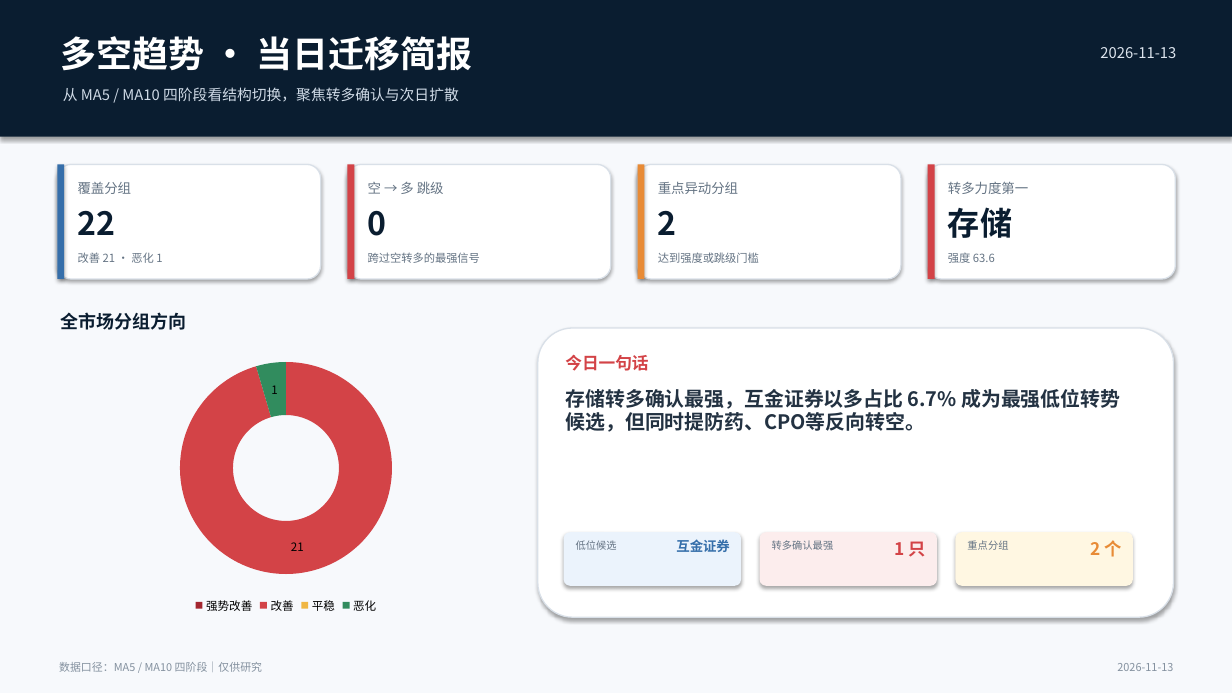
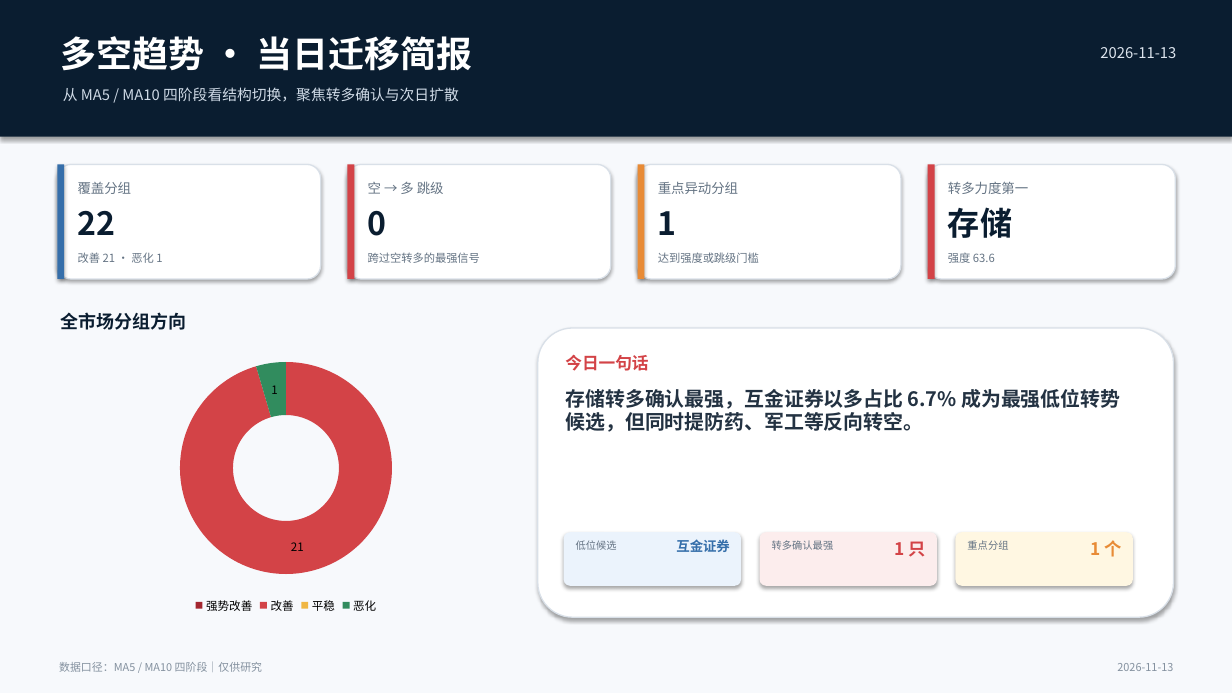
Before and after one commit to nancybhc/a-share-blast-lab, a slide deck: slide 1 of assets/多空阶段简报_2026-11-13.pptx. Drawn at 1232x693 pixels with LibreOffice and Linux fonts; fonts in the diff are those of the drawing. Boxes give left, top, right and bottom in pixels: in the first picture for what was removed or moved away, otherwise in the second. Text is boxed around its words. In the diff, an @@ line names an element or a change of style, - is before the commit and + after.

```diff
--- a/assets/多空阶段简报_2026-11-13.pptx
+++ b/assets/多空阶段简报_2026-11-13.pptx
@@ text at [658,211,677,235]: text changed @@
-2
+1
@@ text at [566,389,1120,432]: text changed @@
-存储转多确认最强，互金证券以多占比 6.7% 成为最强低位转势候选，但同时提防药、CPO等反向转空。
+存储转多确认最强，互金证券以多占比 6.7% 成为最强低位转势候选，但同时提防药、军工等反向转空。
@@ text at [1090,540,1122,557]: text changed @@
-2 个
+1 个
```
Also in this commit, not shown: 3 other slides changed, 11 other files.
